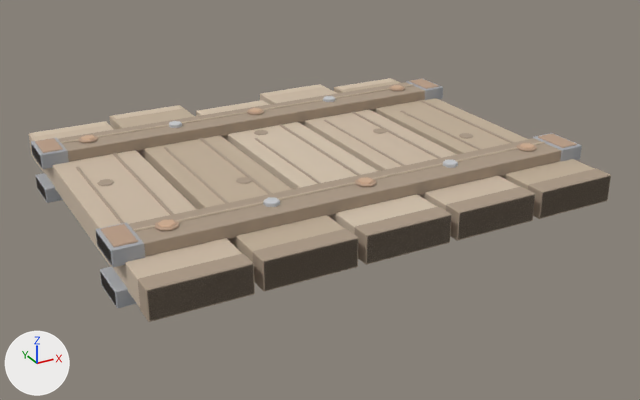
The FBX model Assets/GeneratedBaseItems/02_Wooden_Wall_Panel.fbx, before and after one commit.
Before and after are seen from a 50 mm lens placed at (-2.38, -3.37, 2.02), pointed at (0.07, 1.09, -0.21). Lighting does not change. The marker at lower left points along +X, +Y and +Z. The picture after the commit comes second.

In view in the first picture: '02_Wooden_Wall_Panel'.
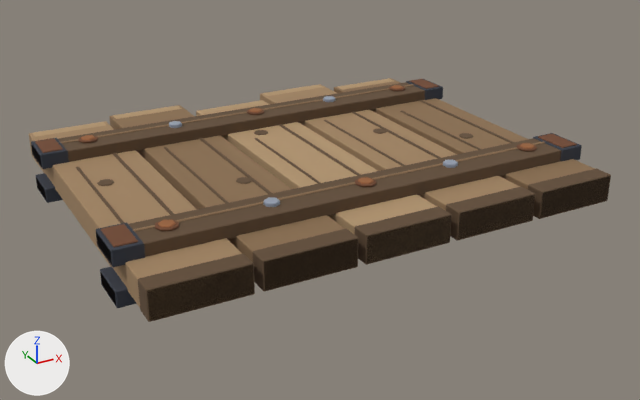
Boxes [x1, y1, x2, y2] around the edits, measured in the pictures (640 x 400 px):
```json
{"object": "02_Wooden_Wall_Panel", "change": "recoloured", "before": [29, 78, 611, 322], "after": [29, 78, 611, 322], "on screen": "beige to brown"}
```

Edits to the scene script, one JSON object a line:
```json
{"op": "set", "path": "mat_wood___exposed_grain.base_color", "old": "(0.536, 0.432, 0.319)", "new": "(0.26, 0.16, 0.08)", "note": "beige #c1b099 -> brown #8b6f50"}
{"op": "set", "path": "mat_wood___cut_end.base_color", "old": "(0.655, 0.545, 0.42)", "new": "(0.45, 0.3, 0.16)", "note": "beige #d4c3ad -> brown #b3956f"}
{"op": "set", "path": "mat_wood___charred_and_stained.base_color", "old": "(0.407, 0.319, 0.237)", "new": "(0.12, 0.07, 0.035)", "note": "beige #ab9986 -> brown #614b35"}
{"op": "set", "path": "mat_wood___weathered_cedar.base_color", "old": "(0.611, 0.497, 0.38)", "new": "(0.36, 0.23, 0.12)", "note": "beige #cdbba6 -> brown #a28461"}
{"op": "set", "path": "mat_iron___dark_forged_steel.base_color", "old": "(0.394, 0.407, 0.432)", "new": "(0.038, 0.044, 0.062)", "note": "grey #a8abb0 -> greyish blue #373b46"}
{"op": "set", "path": "mat_rust___deep_brown.base_color", "old": "(0.487, 0.335, 0.237)", "new": "(0.16, 0.06, 0.025)", "note": "beige #b99d86 -> brown #6f452c"}
{"op": "set", "path": "mat_rust___orange_oxide.base_color", "old": "(0.626, 0.42, 0.281)", "new": "(0.32, 0.12, 0.04)", "note": "beige #cfad90 -> brown #996138"}
```
